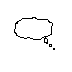
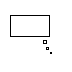
Before/after of a (72, 72) layered artwork. What changed in the layer stack:
painted on "Layer 1" over left=10, top=15, right=55, bottom=54
